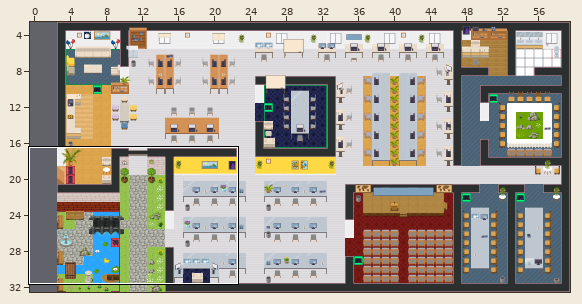
Tiled map (JSON) -- GAD-office.tmj. Above: a wide view before the commit, with the close-up outlined.
Close-up. As it was:
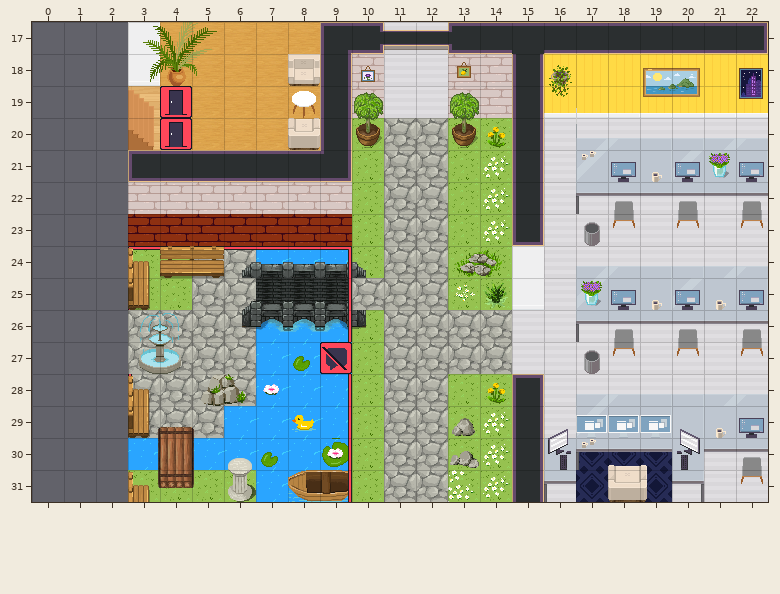
Cells are 32x32 px. Shown: x 0..22, y 17..31. The commit also changed other parts of the map, which this record leaves out.
Now the later version:
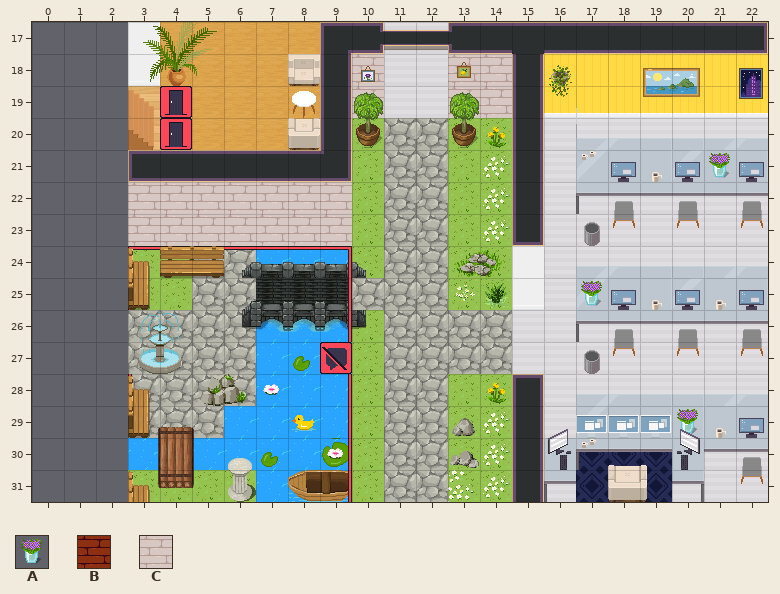
Key: from "WA_Decoration": A 92; from "WA_Room_Builder": B 285, C 310.
_ is an empty cell, . an unchanged one.
Diff:
--- layer "walls/walls1"
@@ x 3..9 @@
-23 BBBBBBB
+23 CCCCCCC
--- layer "furniture/furniture2"
@@ x 20..20 @@
-29 _
+29 A
Boxes around the changes in both close-ups, in picture pixels (x1, y1, x2, y2):
changed: (128, 214, 352, 246)
added: (677, 409, 698, 434)
